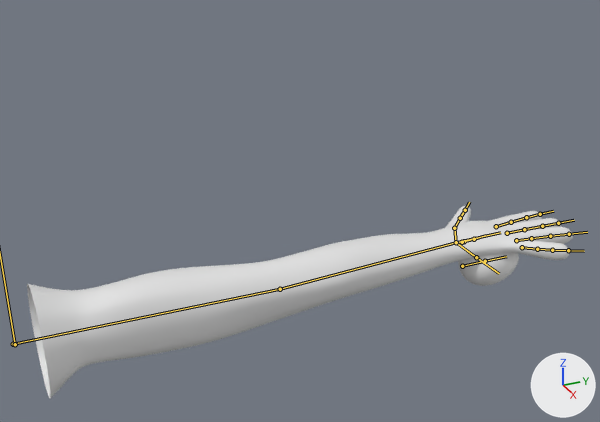
Two versions of the FBX model Assets/Art/Meshes/Hand.fbx, one commit apart.
Camera for both pictures: a 50 mm camera at (2.75, -0.1, 1.7) aimed at (-0.04, 1.15, 0.3). Lighting does not change. The marker at lower right points along +X, +Y and +Z. The bones that bend it are drawn over the model as lines.

Names of what the first picture shows: 'Egg', 'HandMesh'.
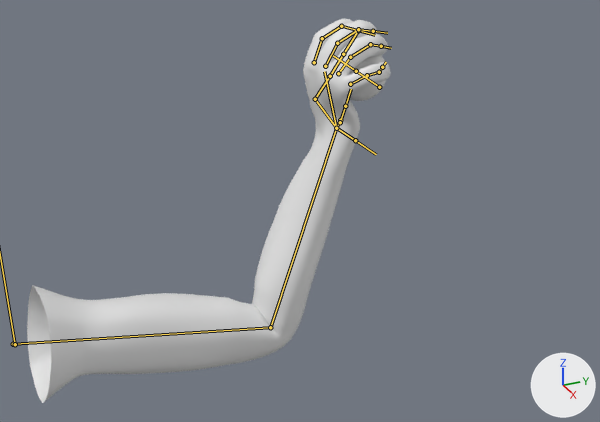
The newer file adds an action. The first version stands in its rest pose; the second is drawn at frame 1 of the action 'Idle'.

Diff of the bpy script that builds the scene:
```diff
--- a/Assets/Art/Meshes/Hand.fbx.py
+++ b/Assets/Art/Meshes/Hand.fbx.py
@@ bone_bone @@
 bone_bone = bpy.data.objects['Armature'].pose.bones['Bone']
-bone_bone.rotation_quaternion = (1.0, 0.0, 0.0, 0.0)  # degrees (0, 0, 0)
+bone_bone.rotation_quaternion = (0.994, -0.103, 0.0, 0.027)  # degrees (-12, 0, 3)
@@ bone_bone_001 @@
 bone_bone_001 = bpy.data.objects['Armature'].pose.bones['Bone.001']  # child of 'Bone'
-bone_bone_001.rotation_quaternion = (1.0, 0.0, 0.0, 0.0)  # degrees (0, 0, 0)
+bone_bone_001.rotation_quaternion = (0.752, 0.659, 0.004, -0.004)  # degrees (82, 1, 0)
@@ bone_bone_002 @@
 bone_bone_002 = bpy.data.objects['Armature'].pose.bones['Bone.002']  # child of 'Bone.001'
-bone_bone_002.rotation_quaternion = (1.0, 0.0, 0.0, 0.0)  # degrees (0, 0, 0)
+bone_bone_002.rotation_quaternion = (0.952, 0.175, -0.249, -0.002)  # degrees (22, -28, -6)
@@ bone_bone_003 @@
 bone_bone_003 = bpy.data.objects['Armature'].pose.bones['Bone.003']  # child of 'Bone.002'
-bone_bone_003.rotation_quaternion = (1.0, 0.0, 0.0, 0.0)  # degrees (0, 0, 0)
+bone_bone_003.rotation_quaternion = (0.857, -0.514, -0.022, -0.023)  # degrees (-62, -4, -1)
@@ bone_bone_004 @@
 bone_bone_004 = bpy.data.objects['Armature'].pose.bones['Bone.004']  # child of 'Bone.003'
-bone_bone_004.rotation_quaternion = (1.0, 0.0, 0.0, 0.0)  # degrees (0, 0, 0)
+bone_bone_004.rotation_quaternion = (0.983, -0.002, -0.141, -0.119)  # degrees (2, -16, -14)
@@ bone_bone_024 @@
 bone_bone_024 = bpy.data.objects['Armature'].pose.bones['Bone.024']  # child of 'Bone.001'
-bone_bone_024.rotation_quaternion = (1.0, 0.0, 0.0, 0.0)  # degrees (0, 0, 0)
+bone_bone_024.rotation_quaternion = (0.955, 0.291, 0.026, 0.041)  # degrees (34, 1, 5)
@@ bone_bone_010 @@
 bone_bone_010 = bpy.data.objects['Armature'].pose.bones['Bone.010']  # child of 'Bone.024'
-bone_bone_010.rotation_quaternion = (1.0, 0.0, 0.0, 0.0)  # degrees (0, 0, 0)
+bone_bone_010.rotation_quaternion = (0.942, -0.331, 0.04, -0.034)  # degrees (-39, 3, -5)
@@ bone_bone_015 @@
 bone_bone_015 = bpy.data.objects['Armature'].pose.bones['Bone.015']  # child of 'Bone.010'
-bone_bone_015.rotation_quaternion = (1.0, 0.0, 0.0, 0.0)  # degrees (0, 0, 0)
+bone_bone_015.rotation_quaternion = (0.923, -0.383, 0.037, -0.008)  # degrees (-45, 4, -2)
@@ bone_bone_020 @@
 bone_bone_020 = bpy.data.objects['Armature'].pose.bones['Bone.020']  # child of 'Bone.015'
-bone_bone_020.rotation_quaternion = (1.0, 0.0, 0.0, 0.0)  # degrees (0, 0, 0)
+bone_bone_020.rotation_quaternion = (0.942, -0.332, 0.007, -0.039)  # degrees (-39, -1, -4)
@@ bone_bone_011 @@
 bone_bone_011 = bpy.data.objects['Armature'].pose.bones['Bone.011']  # child of 'Bone.024'
-bone_bone_011.rotation_quaternion = (1.0, 0.0, 0.0, 0.0)  # degrees (0, 0, 0)
+bone_bone_011.rotation_quaternion = (0.936, -0.341, 0.049, -0.073)  # degrees (-40, 2, -10)
@@ bone_bone_016 @@
 bone_bone_016 = bpy.data.objects['Armature'].pose.bones['Bone.016']  # child of 'Bone.011'
-bone_bone_016.rotation_quaternion = (1.0, 0.0, 0.0, 0.0)  # degrees (0, 0, 0)
+bone_bone_016.rotation_quaternion = (0.936, -0.343, 0.064, -0.048)  # degrees (-41, 5, -8)
@@ bone_bone_021 @@
 bone_bone_021 = bpy.data.objects['Armature'].pose.bones['Bone.021']  # child of 'Bone.016'
-bone_bone_021.rotation_quaternion = (1.0, 0.0, 0.0, 0.0)  # degrees (0, 0, 0)
+bone_bone_021.rotation_quaternion = (0.936, -0.346, 0.069, -0.016)  # degrees (-41, 7, -5)
@@ bone_bone_012 @@
 bone_bone_012 = bpy.data.objects['Armature'].pose.bones['Bone.012']  # child of 'Bone.024'
-bone_bone_012.rotation_quaternion = (1.0, 0.0, 0.0, 0.0)  # degrees (0, 0, 0)
+bone_bone_012.rotation_quaternion = (0.926, -0.363, 0.041, -0.092)  # degrees (-43, 0, -11)
@@ bone_bone_017 @@
 bone_bone_017 = bpy.data.objects['Armature'].pose.bones['Bone.017']  # child of 'Bone.012'
-bone_bone_017.rotation_quaternion = (1.0, 0.0, 0.0, 0.0)  # degrees (0, 0, 0)
+bone_bone_017.rotation_quaternion = (0.927, -0.364, 0.083, -0.028)  # degrees (-43, 8, -7)
@@ bone_bone_022 @@
 bone_bone_022 = bpy.data.objects['Armature'].pose.bones['Bone.022']  # child of 'Bone.017'
-bone_bone_022.rotation_quaternion = (1.0, 0.0, 0.0, 0.0)  # degrees (0, 0, 0)
+bone_bone_022.rotation_quaternion = (0.928, -0.369, 0.04, 0.037)  # degrees (-43, 6, 2)
@@ bone_bone_013 @@
 bone_bone_013 = bpy.data.objects['Armature'].pose.bones['Bone.013']  # child of 'Bone.024'
-bone_bone_013.rotation_quaternion = (1.0, 0.0, 0.0, 0.0)  # degrees (0, 0, 0)
+bone_bone_013.rotation_quaternion = (0.884, -0.433, 0.041, -0.171)  # degrees (-51, -4, -20)
@@ bone_bone_018 @@
 bone_bone_018 = bpy.data.objects['Armature'].pose.bones['Bone.018']  # child of 'Bone.013'
-bone_bone_018.rotation_quaternion = (1.0, 0.0, 0.0, 0.0)  # degrees (0, 0, 0)
+bone_bone_018.rotation_quaternion = (0.876, -0.472, 0.077, -0.068)  # degrees (-57, 4, -11)
@@ bone_bone_023 @@
 bone_bone_023 = bpy.data.objects['Armature'].pose.bones['Bone.023']  # child of 'Bone.018'
-bone_bone_023.rotation_quaternion = (1.0, 0.0, 0.0, 0.0)  # degrees (0, 0, 0)
+bone_bone_023.rotation_quaternion = (0.969, -0.225, 0.054, 0.089)  # degrees (-25, 8, 9)
@@ bone_egglocation @@
 bone_egglocation = bpy.data.objects['Armature'].pose.bones['EggLocation']  # child of 'Bone.024'
-bone_egglocation.location = (0.0, 0.0, 0.0)
-bone_egglocation.rotation_quaternion = (1.0, 0.0, 0.0, 0.0)  # degrees (0, 0, 0)
+bone_egglocation.location = (0.078, 0.142, -0.045)
+bone_egglocation.rotation_quaternion = (0.783, 0.284, -0.27, 0.483)  # degrees (15, -44, 57)
```

Changed parts and their boxes (x1, y1, x2, y2) in the pictures (600 x 422 px):
'HandMesh', posed (33% narrower, 99% taller): before (27, 206, 573, 398); after (27, 19, 391, 403)
'Egg', posed: before (458, 253, 519, 286); after (347, 55, 386, 101)
bone 'Bone', root to tip: before (13, 344) to (280, 289); after (13, 344) to (270, 327)
bone 'Bone.001', root to tip: before (280, 289) to (456, 242); after (270, 327) to (336, 128)
bone 'Bone.002', root to tip: before (456, 242) to (454, 228); after (336, 128) to (315, 99)
bone 'Bone.003', root to tip: before (454, 228) to (460, 218); after (315, 99) to (330, 76)
bone 'Bone.004', root to tip: before (460, 218) to (465, 210); after (330, 76) to (343, 54)
bone 'Bone.024', root to tip: before (456, 242) to (500, 232); after (336, 128) to (324, 71)
bone 'Bone.010', root to tip: before (496, 226) to (511, 222); after (314, 62) to (322, 38)
bone 'Bone.015', root to tip: before (511, 222) to (526, 217); after (322, 38) to (341, 26)
bone 'Bone.020', root to tip: before (526, 217) to (540, 214); after (341, 26) to (358, 30)
bone 'Bone.011', root to tip: before (507, 233) to (524, 229); after (325, 66) to (337, 43)
bone 'Bone.016', root to tip: before (524, 229) to (542, 226); after (337, 43) to (358, 29)
bone 'Bone.021', root to tip: before (542, 226) to (558, 223); after (358, 29) to (373, 31)
bone 'Bone.012', root to tip: before (516, 240) to (531, 238); after (338, 73) to (350, 57)
bone 'Bone.017', root to tip: before (531, 238) to (550, 236); after (350, 57) to (370, 44)
bone 'Bone.022', root to tip: before (550, 236) to (569, 234); after (370, 44) to (381, 46)
bone 'Bone.013', root to tip: before (522, 247) to (537, 249); after (350, 84) to (367, 75)
bone 'Bone.018', root to tip: before (537, 249) to (552, 250); after (367, 75) to (379, 72)
bone 'Bone.023', root to tip: before (552, 250) to (568, 250); after (379, 72) to (382, 67)
bone 'EggLocation', root to tip: before (462, 266) to (485, 261); after (379, 87) to (356, 71)
